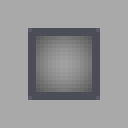
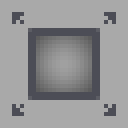
Before/after of a 128×128 layered artwork. What changed in the layer stack:
painted on "interface" over [12, 12, 116, 116]
